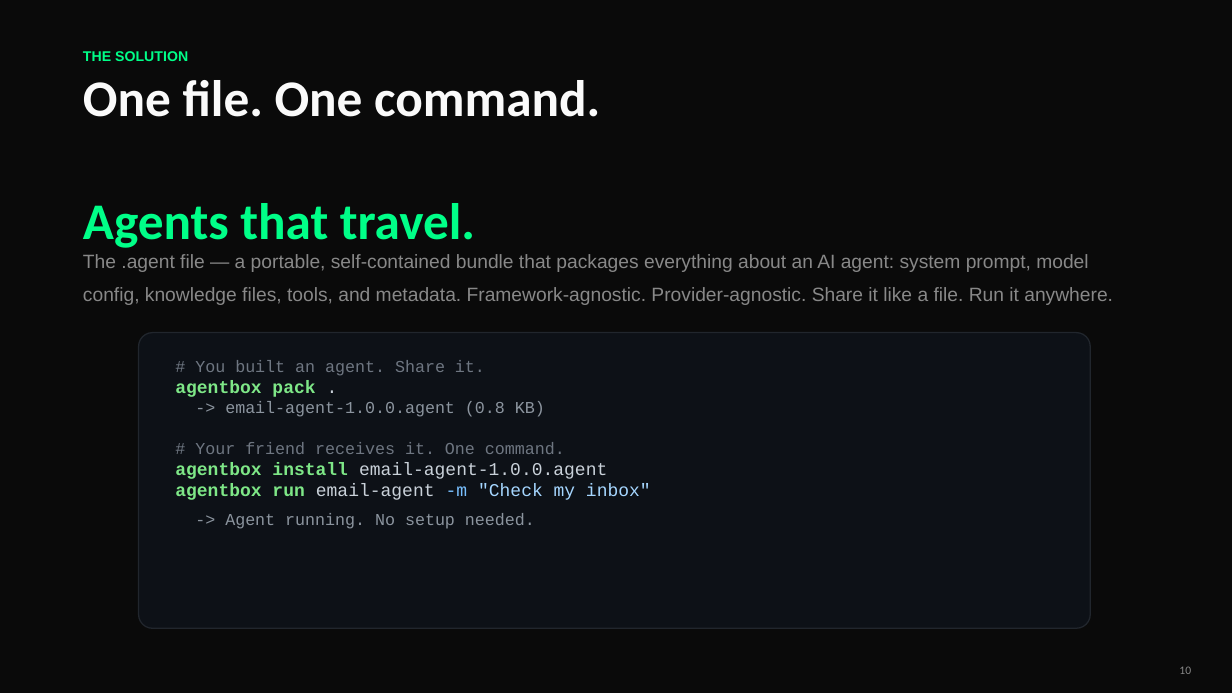
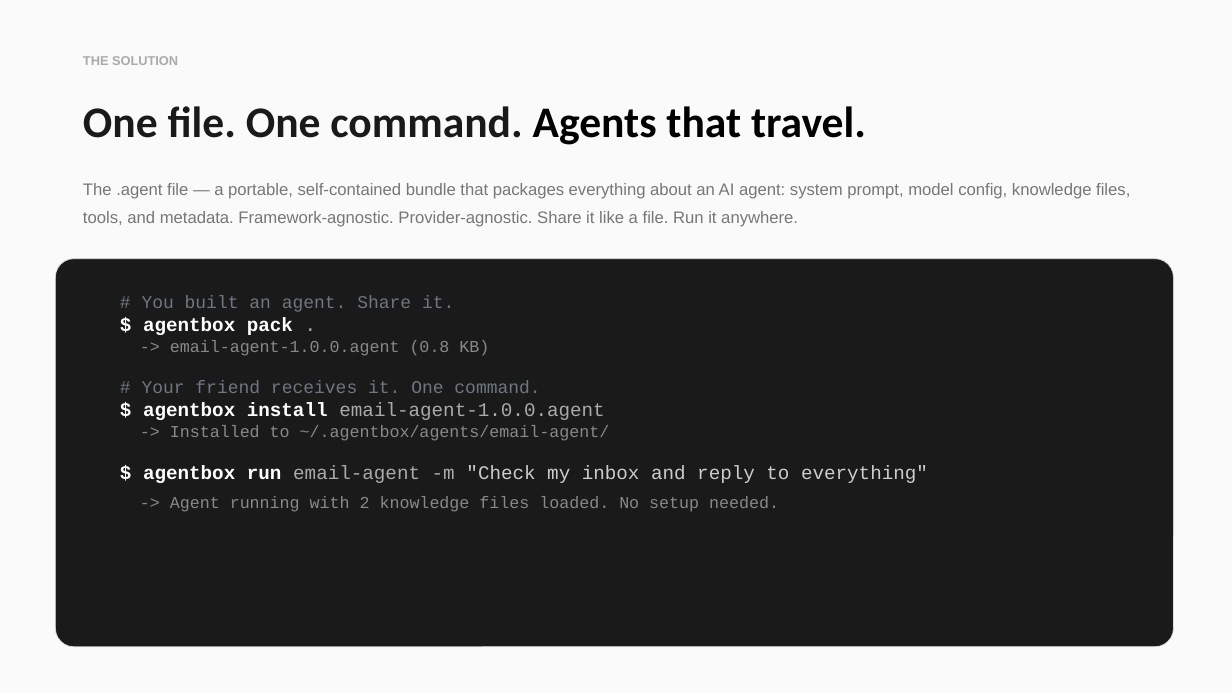
Before and after one commit to piyushhhxyz/AgentsOnAir, a slide deck: slide 10 of pitch-deck/AgentOnAir-Pitch.pptx. Drawn at 1232x693 pixels with LibreOffice and Linux fonts; fonts in the diff are those of the drawing. Boxes give left, top, right and bottom in pixels: in the first picture for what was removed or moved away, otherwise in the second. Text is boxed around its words. In the diff, an @@ line names an element or a change of style, - is before the commit and + after.

Commit message:
Rebuild pitch deck: light theme, monochromatic, bento layout, 21 slides
Complete redesign with:
- Light off-white background, monochromatic black/gray palette
- Bento grid layouts with rounded cards and subtle shadows
- 4 section dividers (black bg) for the user's 4 key questions
- Personal assistant narrative front and center (email agent story)
- Deep research with citations: MarketsandMarkets, Stack Overflow 2025,
  PwC, Gartner, npm/Docker/HuggingFace precedents
- Route to first 100 users playbook
- Business model with MRR projections
- Competitive landscape table
- 21 slides total, 488KB

```diff
--- a/pitch-deck/AgentOnAir-Pitch.pptx
+++ b/pitch-deck/AgentOnAir-Pitch.pptx
@@ background #0A0A0A to #FAFAFA @@
@@ text "THE SOLUTION" at [83, 56, 178, 65]: size 11 to 10 pt, text colour #00FF88 to #AAAAAA @@
@@ text at [83, 106, 866, 145]: text changed; size 40 to 34 pt; text colour #FAFAFA to #1A1A1A @@
-One file. One command.
-Agents that travel.
+One file. One command. Agents that travel.
@@ text "The .agent file — a ...": place and size @@
-text "The .agent file — a ..." at [83, 254, 1113, 305]
+text "The .agent file — a ..." at [83, 183, 1130, 227]
@@ text "The .agent file — a ..." at [83, 183, 1130, 227]: size 15 to 13 pt, text colour #888888 to #777777 @@
@@ rounded rectangle: place and size @@
-rounded rectangle at [139, 333, 1091, 628]
+rounded rectangle at [55, 259, 1174, 647]
@@ rounded rectangle at [55, 259, 1174, 647]: fill #0D1117 to #1A1A1A; outline #21262D 1 pt to #DDDDDD 0.5 pt; proportions changed @@
@@ text at [142, 296, 928, 512]: text changed; text colour #8B949E to #888888 @@
-# You built an agent. Share it.
-agentbox pack .
--> email-agent-1.0.0.agent (0.8 KB)
-# Your friend receives it. One command.
-agentbox install email-agent-1.0.0.agent
-agentbox run email-agent -m "Check my inbox"
--> Agent running. No setup needed.
+# You built an agent. Share it.
+$ agentbox pack .
+-> email-agent-1.0.0.agent (0.8 KB)
+# Your friend receives it. One command.
+$ agentbox install email-agent-1.0.0.agent
+-> Installed to ~/.agentbox/agents/email-agent/
+$ agentbox run email-agent -m "Check my inbox and reply to everything"
+-> Agent running with 2 knowledge files loaded. No setup needed.
@@ page number removed at [1179, 666, 1191, 674] @@
-10
```
Also in this commit, not shown: 17 other slides changed, 3 slides added, 4 slides removed.
